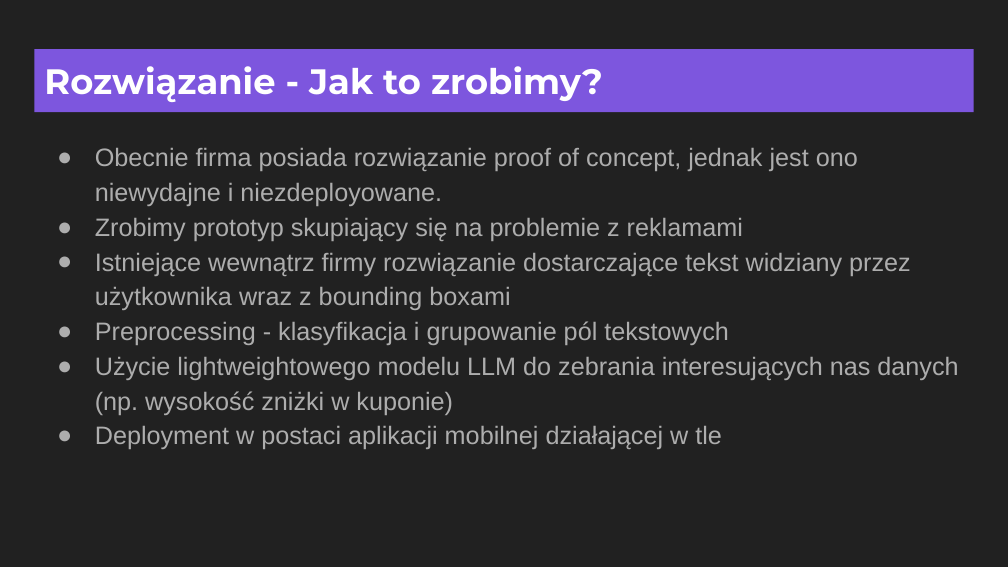
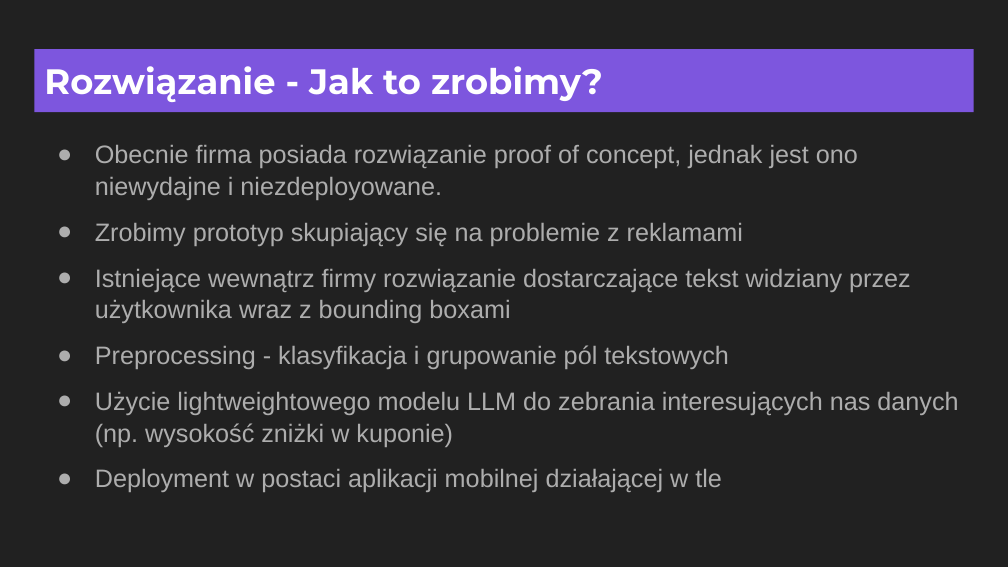
Before and after one commit to ZPP-MURMURAS/ZPP_Murmuras, a slide deck: slide 3 of docs/presentation.pptx. Drawn at 1008x567 pixels with LibreOffice and Linux fonts; fonts in the diff are those of the drawing. Boxes give left, top, right and bottom in pixels: in the first picture for what was removed or moved away, otherwise in the second. Text is boxed around its words. In the diff, an @@ line names an element or a change of style, - is before the commit and + after.

```diff
--- a/docs/presentation.pptx
+++ b/docs/presentation.pptx
@@ text "Obecnie firma posiada rozwiązanie proof ..." at box(95, 145, 958, 492): line spacing 1.15 to 1.05; more space between paragraphs @@
```
Also in this commit, not shown: 3 other slides changed, 1 other file.
